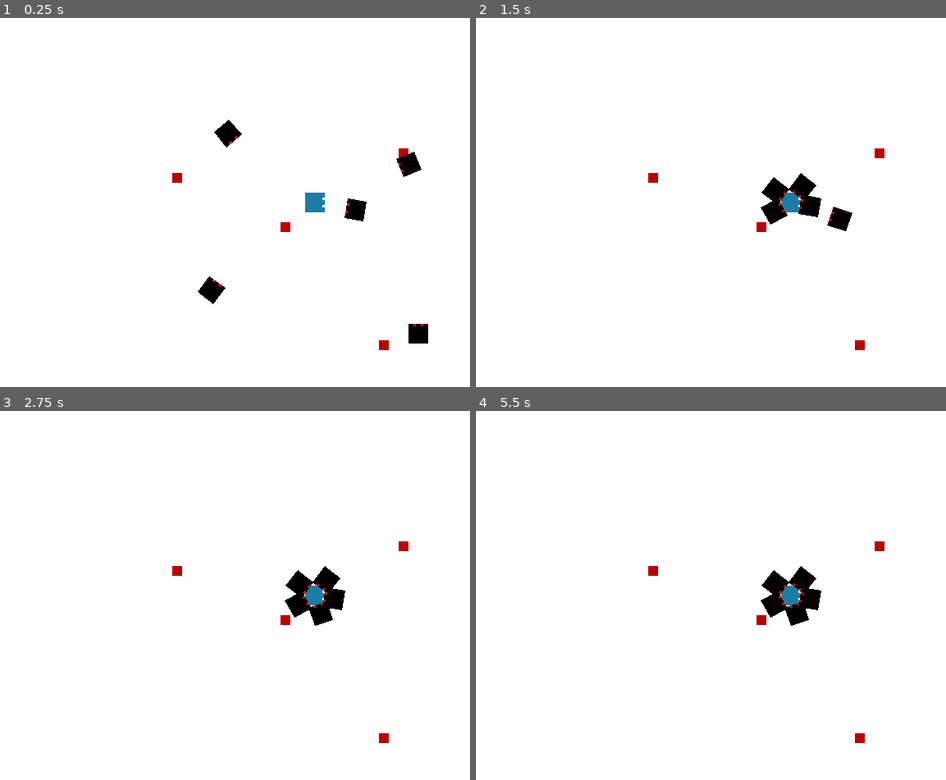
Above: before the commit, frames 1-4 (two rows, left to right).
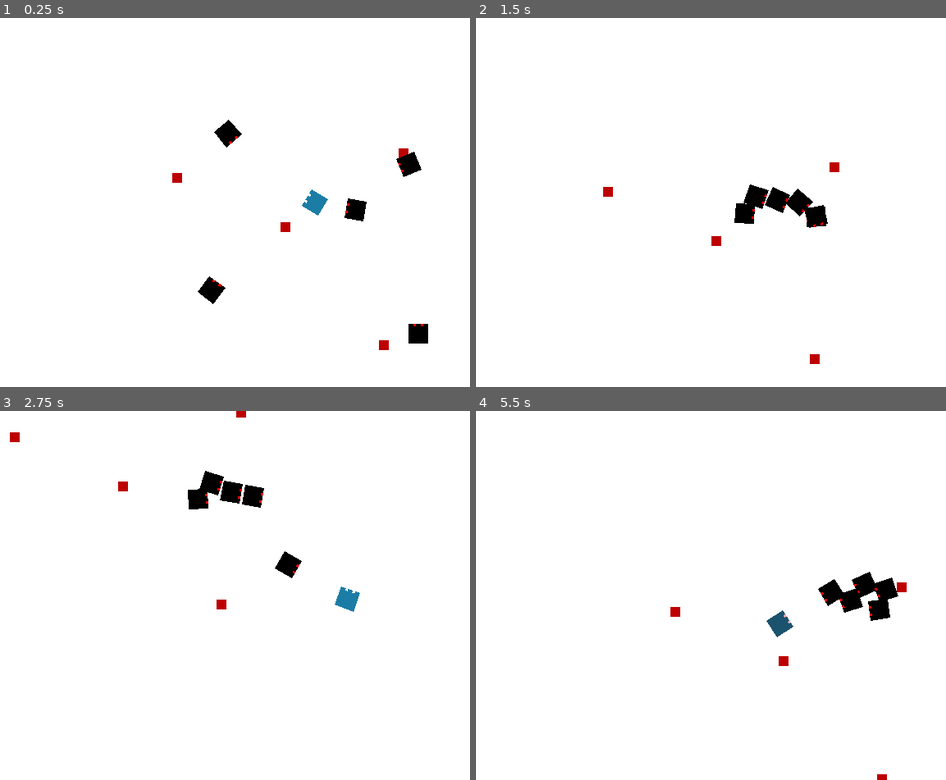
Above: after the commit, the same moments.

Repository: age-of-asparagus/bisht-jam
Game: Godot game, scene res://level_1.tscn
The game is run twice, just before and just after one commit, with the same random seed, the same clock (stepped at 60 frames per second) and the same inputs.
Inputs (mouse positions are in pixels of both pictures, inside the frame that each line leads up to):
- Up to frame 1 (0.25 s): no input
- Up to frame 2 (1.5 s): move the mouse to (931, 184) at 0.52 s; hold D (move_right) 0.53-1.28 s; click (931, 184) at 0.6 s; move the mouse to (664, 220) at 1.27 s; hold S (move_down) from 1.28 s (still down); tap E (interact) at 1.35 s
- Up to frame 3 (2.75 s): move the mouse to (376, 514) at 2.02 s; release S (move_down) at 2.03 s; hold D (move_right) from 2.03 s (still down); click (376, 514) at 2.1 s
- Up to frame 4 (5.5 s): move the mouse to (758, 669) at 2.77 s; release D (move_right) at 2.78 s; hold W (move_up) 2.78-3.53 s; tap E (interact) at 2.85, 4.35 s; move the mouse to (outside the picture) at 3.52 s; hold A (move_left) 3.53-5.03 s; click (outside the picture) at 3.6 s; move the mouse to (602, 540) at 4.27 s; move the mouse to (823, 595) at 5.02 s; hold S (move_down) from 5.03 s (still down); click (823, 595) at 5.1 s

The runs differ from the first frame. In frame 1, less than 0.1% of the frame differs, in the area x 64-70%, y 46-54%; in frame 2, 2.0%; in frame 3, 2.9%; in frame 4, 3.0%, in the area x 36-92%, y 35-100%.
Error before the commit: Parse Error: The identifier "Enemy" isn't declared in the current scope. (res://player.gd:41)

Commit message:
Add enemies to group Enemies

Diff:
--- a/enemy.tscn
+++ b/enemy.tscn
@@ -6,7 +6,7 @@
 [sub_resource type="CircleShape2D" id=1]
 radius = 4.0
 
-[node name="enemy" type="KinematicBody2D"]
+[node name="enemy" type="KinematicBody2D" groups=["Enemies"]]
 collision_layer = 4
 collision_mask = 7
 script = ExtResource( 2 )
--- a/player.gd
+++ b/player.gd
@@ -38,7 +38,7 @@
 	move_and_slide(velocity)
 
 	last_collision = get_last_slide_collision()
-	if last_collision and last_collision.collider is Enemy:
+	if last_collision and last_collision.collider.is_in_group("Enemies"):
 		pushback = last_collision.normal * pushback_strength
 
 	if Input.is_action_just_pressed("attack"):
@@ -59,7 +59,7 @@
 	else:
 		$AnimationPlayer.play("RESET")
 	# toggle collision with enemies
-	set_collision_mask_bit(4, not status)
+	set_collision_mask_bit(2, not status)
 	set_collision_layer_bit(0, not status)
 
 	$InvincibilityTimer.start()
